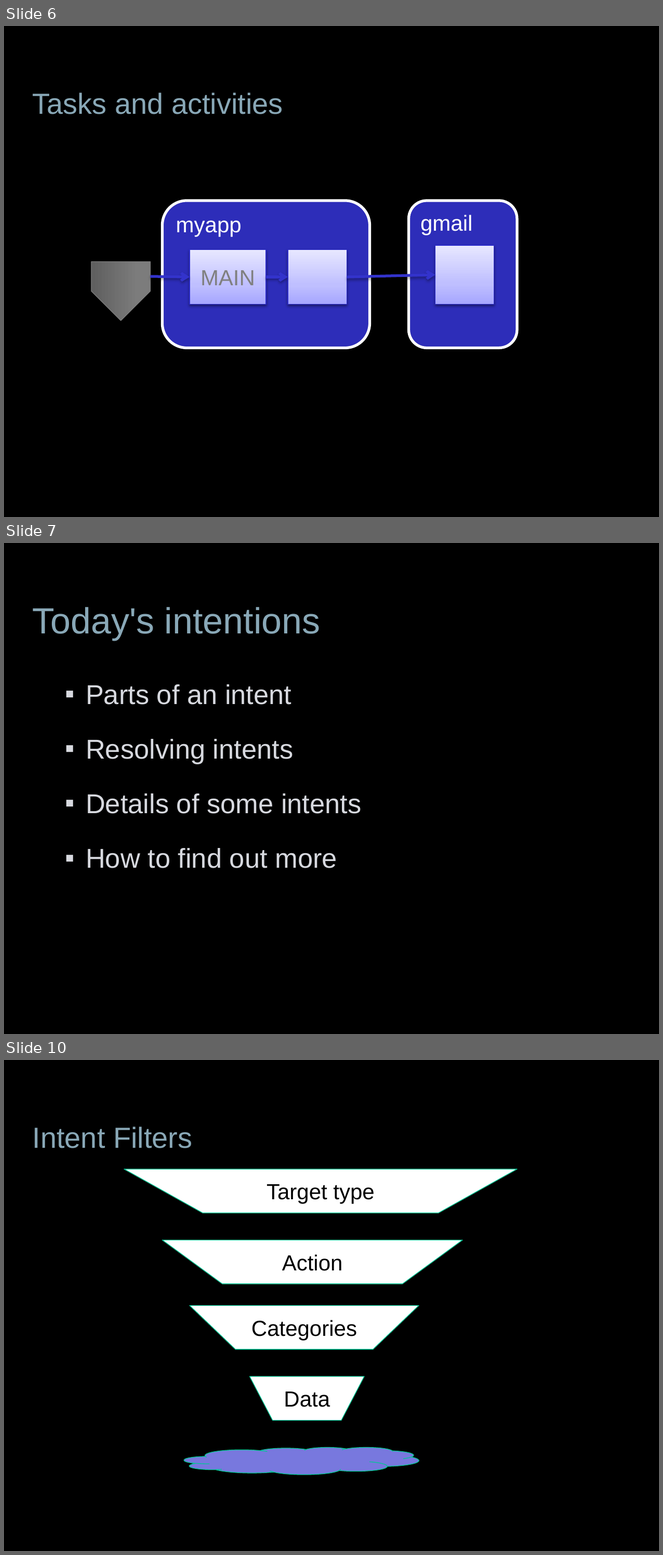
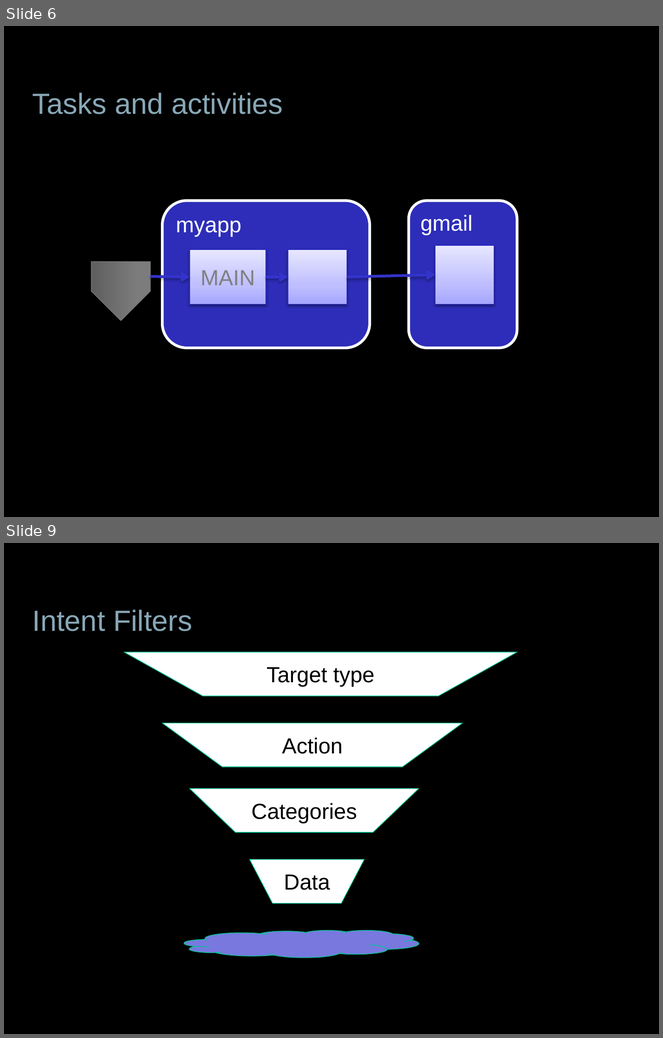
Before and after one commit to jessitron/Tronsmit, a slide deck: presentations/DevTeach-Intents.pptx. Shown one above the other, each under a label of ours: slides 6, 7 and 10 before the commit, slides 6 and 9 after it; the slides between them are not shown. The pictures are 663x1555 and 663x1038 pixels, drawn with LibreOffice and Linux fonts; fonts in the diff are those of the drawing; background and template pictures are left out. Boxes give left, top, right and bottom in pixels: in the first picture for what was removed or moved away, otherwise in the second. Text is boxed around its words. In the diff, an @@ line names an element or a change of style, - is before the commit and + after.

```diff
--- a/presentations/DevTeach-Intents.pptx
+++ b/presentations/DevTeach-Intents.pptx
@@ slide 7 removed at (x1=4, y1=543, x2=659, y2=1034), background picture (left out) @@
@@ title removed at (x1=33, y1=607, x2=320, y2=641) @@
-Today's intentions
@@ text removed at (x1=86, y1=684, x2=362, y2=869) @@
-  ▪ Parts of an intent
-  ▪ Resolving intents
-  ▪ Details of some intents
-  ▪ How to find out more
@@ what was slide 10 is now slide 9 @@
```
Also in this commit, not shown: 3 slides changed, 3 slides added, 9 other files.
